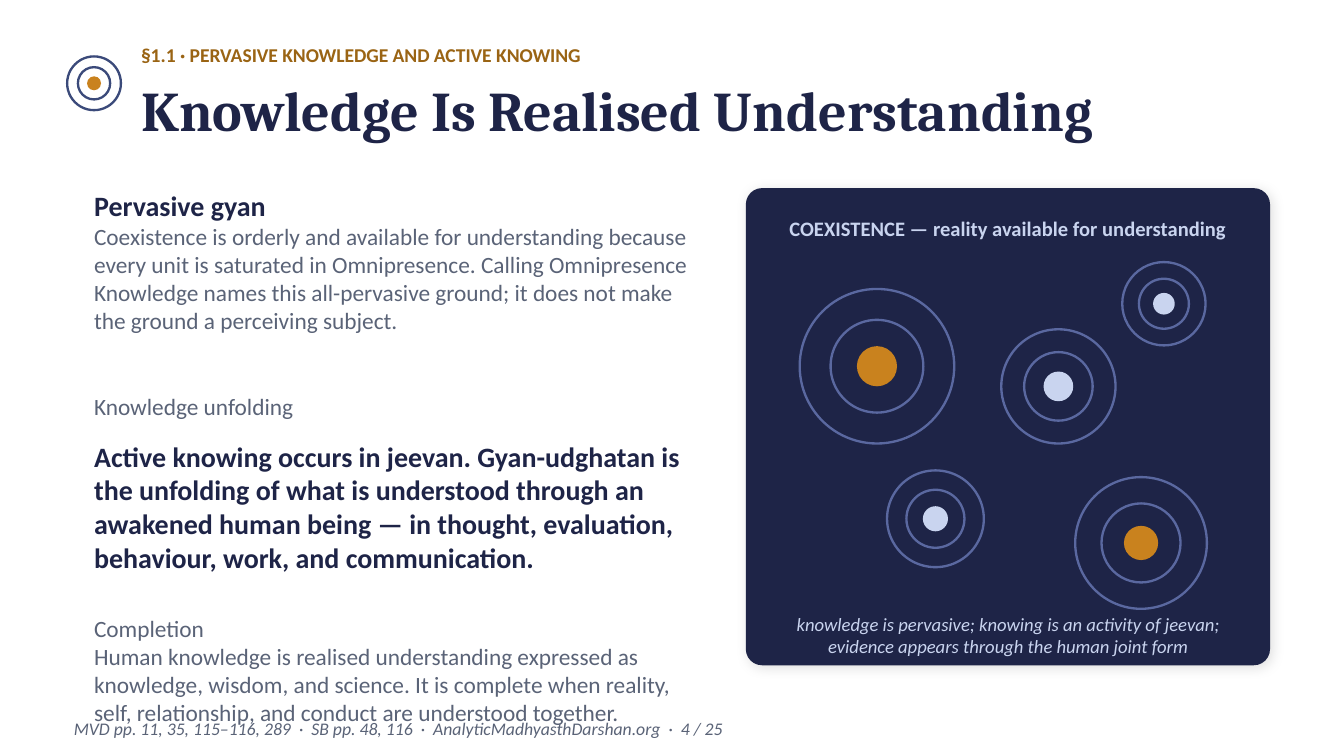
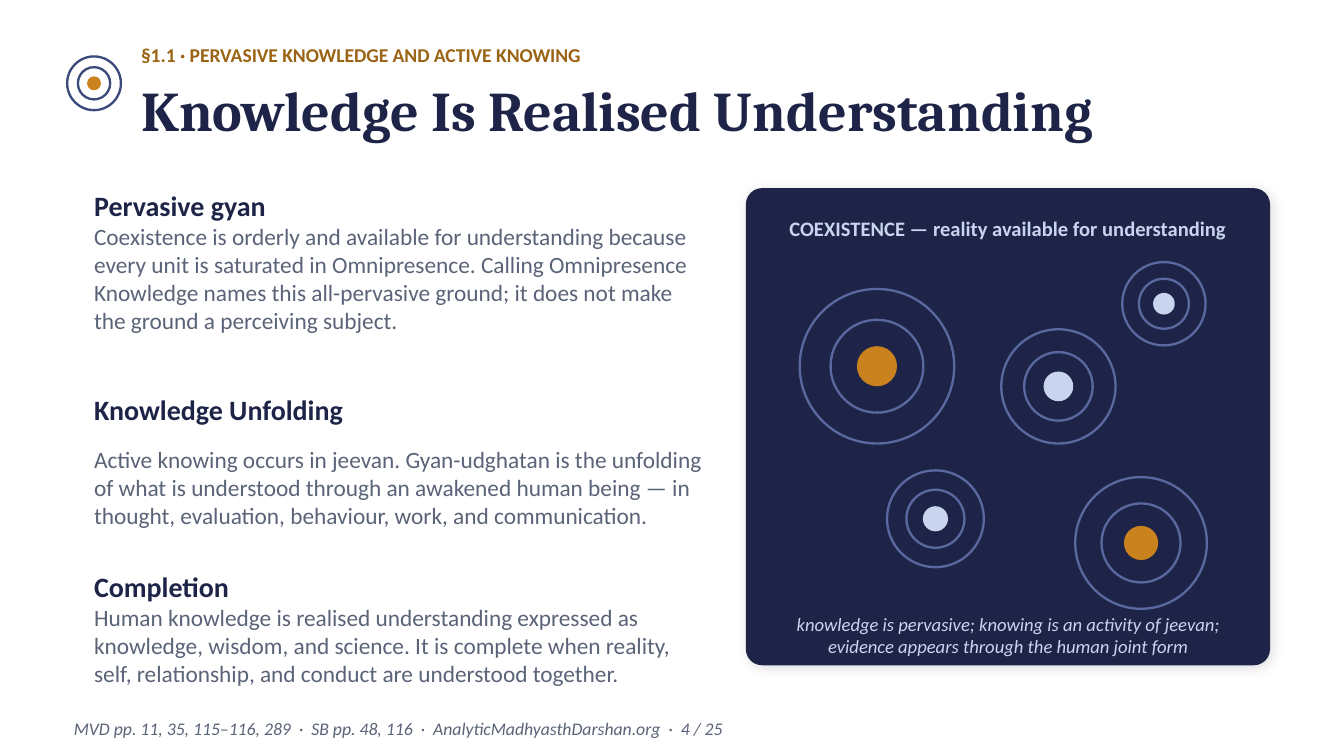
Before and after one commit to raghavamohan/AnalyticMadhyasthDarshan, a slide deck: slide 4 of Studies/Knowledge-Knower-And-Known/The-Epistemology-of-Coexistence-Madhyasth-Darshan.pptx. Drawn at 1344x756 pixels with LibreOffice and Linux fonts; fonts in the diff are those of the drawing. Boxes give left, top, right and bottom in pixels: in the first picture for what was removed or moved away, otherwise in the second. Text is boxed around its words. In the diff, an @@ line names an element or a change of style, - is before the commit and + after.

Commit message:
Fix slide 4 text hierarchy

```diff
--- a/Studies/Knowledge-Knower-And-Known/The-Epistemology-of-Coexistence-Madhyasth-Darshan.pptx
+++ b/Studies/Knowledge-Knower-And-Known/The-Epistemology-of-Coexistence-Madhyasth-Darshan.pptx
@@ text at [94,400,343,425]: text changed; size 12.5 to 15 pt; text colour #5A6377 to #1E2447; bold on @@
-Knowledge unfolding
+Knowledge Unfolding
@@ text at [94,452,701,602]: size 15 to 12.5 pt, text colour #1E2447 to #5A6377, bold off in "Active knowing occurs in jeevan. Gyan-udghatan is ..."; size 12.5 to 15 pt, text colour #5A6377 to #1E2447, bold on in "Completion" @@
```
